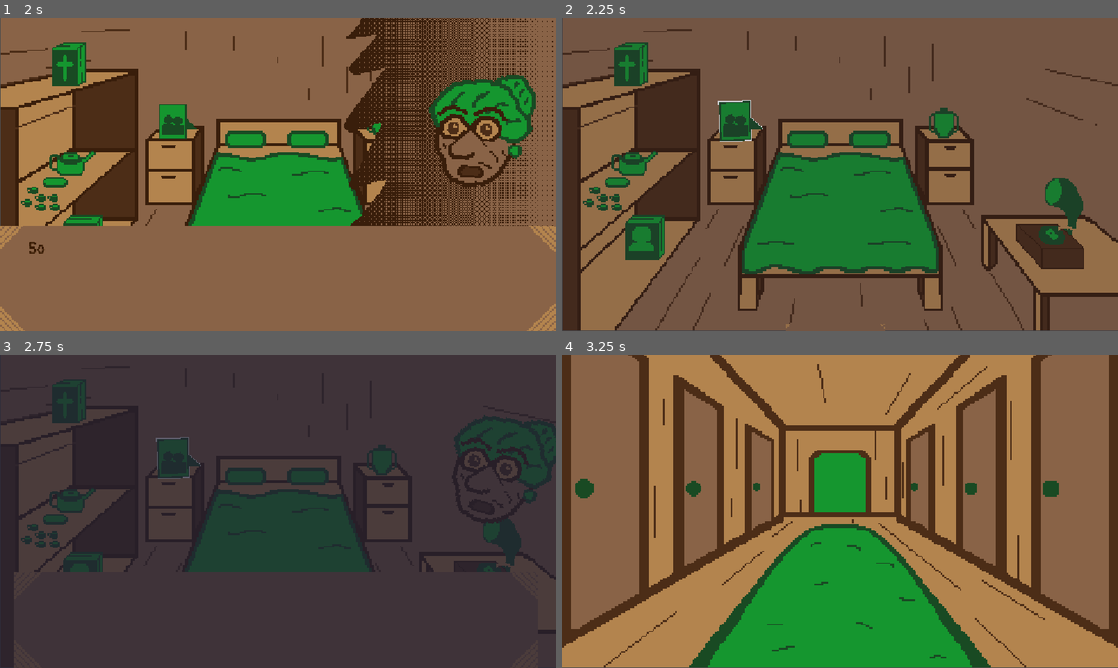
Above: before the commit, frames 1-4 (two rows, left to right).
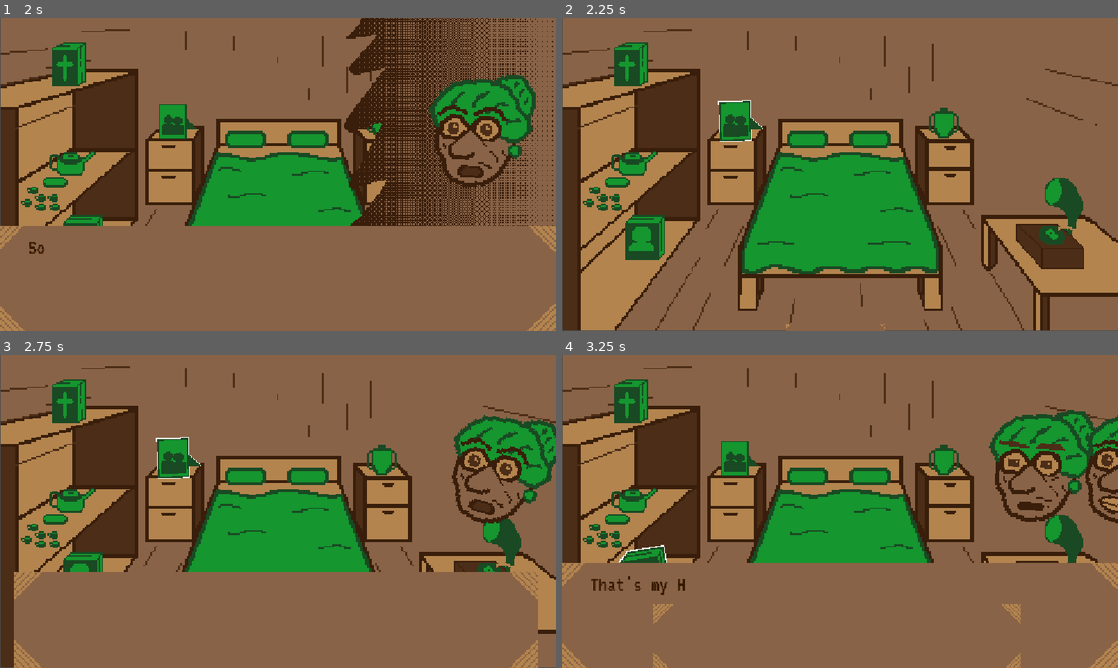
Above: after the commit, the same moments.

Repository: nw3570/the-great-tree
Game: Godot game, scene res://Scenes/room_scenes/granny.tscn
Same seed, same stepped clock (60 frames per second), same inputs: the game is played once before the commit and once after it. This scene is started directly instead of the project's main scene. Sound files missing from this copy of the repository are replaced by a short silence.
Inputs (mouse positions are in pixels of both pictures, inside the frame that each line leads up to):
- Up to frame 1 (2 s): click (522, 299) at 0.5 s; click "Leave" at 1.25 s
- Up to frame 2 (2.25 s): tap Enter (ui_accept) at 2 s; move the mouse to (734, 121) at 2.02 s; hold Enter (ui_accept) from 2.03 s (still down); click (734, 121) at 2.17 s
- Up to frame 3 (2.75 s): keep holding Enter (ui_accept)
- Up to frame 4 (3.25 s): move the mouse to (645, 574) at 2.77 s; release Enter (ui_accept) at 2.78 s; click (645, 574) at 2.85 s; tap Enter (ui_accept) at 3.02, 3.05 s

Frame 1 is identical in both runs. In frame 2, 28% of the frame differs, in the area x 0-100%, y 8-100%; in frame 3, 100%, in the area x 0-100%, y 0-100%; in frame 4, 78%.
Error after the commit: Invalid call. Nonexistent function 'go_to_room' in base 'Nil'. (res://Scripts/scene_scripts/granny.gd:94)

Commit message:
um monte de coisa

Diff:
--- a/Class Scripts/door_class.gd
+++ b/Class Scripts/door_class.gd
@@ -26,6 +26,7 @@
 var no_area : Area2D
 var open_sound : AudioStreamPlayer2D
 var close_sound : AudioStreamPlayer2D
+var navigator: RoomNavigator
 
 # ============================================================
 # STATE
@@ -47,6 +48,7 @@
 	door_name = name
 	area.mouse_entered.connect(_mouse_entered)
 	area.mouse_exited.connect(_mouse_exited)
+	navigator = get_parent().navigator
 
 	yes_area = get_parent().find_child("buttons").find_child("yes").find_child("Area2D")
 	no_area = get_parent().find_child("buttons").find_child("no").find_child("Area2D")
@@ -142,7 +144,8 @@
 	await yes_pressed
 	open_sound.play()
 	await open_sound.finished
-	get_tree().change_scene_to_file("res://Scenes/room_scenes/teen_room.tscn")
+	#get_tree().change_scene_to_file("res://Scenes/room_scenes/teen_room.tscn")
+	navigator.go_to_room("teen_room")
 
 func _goth_dialogue(dia : dialogue_scene) -> void:
 	var new_goth : CHARACTER = GOTH.instantiate()
@@ -153,7 +156,8 @@
 	await yes_pressed
 	open_sound.play()
 	await open_sound.finished
-	get_tree().change_scene_to_file("res://Scenes/room_scenes/goth_rooom.tscn")
+	#get_tree().change_scene_to_file("res://Scenes/room_scenes/goth_rooom.tscn")
+	navigator.go_to_room("goth_room")
 
 func _buisness_dialogue(dia : dialogue_scene) -> void:
 	print("Buisness dialogue")
@@ -162,6 +166,7 @@
 	await yes_pressed
 	open_sound.play()
 	await open_sound.finished
+	navigator.go_to_room("business_guy")
 
 func _divorced_dialogue(dia : dialogue_scene) -> void:
 	print("Divorced dialogue")
@@ -170,6 +175,7 @@
 	await yes_pressed
 	open_sound.play()
 	await open_sound.finished
+	navigator.go_to_room("divorced")
 
 func _archeologist_dialogue(dia : dialogue_scene) -> void:
 	print("Archeologist dialogue")
@@ -178,6 +184,7 @@
 	await yes_pressed
 	open_sound.play()
 	await open_sound.finished
+	navigator.go_to_room("archeologist")
 
 
 func _old_dialogue(dia : dialogue_scene) -> void:
@@ -189,4 +196,5 @@
 	await yes_pressed
 	open_sound.play()
 	await open_sound.finished
-	get_tree().change_scene_to_file("res://Scenes/room_scenes/granny.tscn")
+	#get_tree().change_scene_to_file("res://Scenes/room_scenes/granny.tscn")
+	navigator.go_to_room("granny")
--- a/Class Scripts/room_navigator.gd
+++ b/Class Scripts/room_navigator.gd
@@ -12,11 +12,12 @@
 func set_initial_room(room_container: Node, room_id: String) -> void:
 	_current_room = _get_room_instance(room_id)
 	_current_room_id = room_id
+	_current_room.navigator = self
 
-	#SceneManager.transition_hide()
+	await SceneManager.transition_hide()
+	room_container.add_child(_current_room)
 	room_transition_started.emit(_current_room)
-	room_container.add_child(_current_room)
-	#SceneManager.transition_reveal()
+	await SceneManager.transition_reveal()
 
 func go_to_room(room_id: String):
 	assert(
@@ -45,13 +46,14 @@
 
 func _switch_room(new_room_id: String) -> void:
 	var new_room := _get_room_instance(new_room_id)
+	new_room.navigator = self
 
-	#SceneManager.transition_hide()
-	room_transition_started.emit(new_room)
+	await SceneManager.transition_hide()
 
 	SceneManager.switch_scene_to_node(_current_room, new_room)
 	await SceneManager.switch_completed
+	room_transition_started.emit(new_room)
 
 	_current_room = new_room
 	_current_room_id = new_room_id
-	#SceneManager.transition_reveal()
+	await SceneManager.transition_reveal()
--- a/Class Scripts/scene_manager.gd
+++ b/Class Scripts/scene_manager.gd
@@ -2,6 +2,15 @@
 
 ## Emitted when a deferred scenes/nodes switch has completed.
 signal switch_completed
+
+var _is_switching := false
+var fade: Fade
+
+func transition_hide() -> void:
+	await fade.fade_in()
+
+func transition_reveal() -> void:
+	await fade.fade_out()
 
 ## Loads and instantiates a node for the given scene_path.
 func scene_instance(scene_path: String) -> Node:
@@ -25,11 +34,17 @@
 ## mid-processing. The signal switch_completed is emitted when the operation is
 ## done.
 func switch_scene_to_node(old_scene: Node, new_scene: Node) -> void:
+	if _is_switching:
+		new_scene.queue_free()
+		return
+
+	_is_switching = true
 	_deferred_switch_nodes.call_deferred(old_scene, new_scene)
 
 ## Does the actual switch between nodes, preserving old_scene node's position in
 ## the tree.
 func _deferred_switch_nodes(old_scene: Node, new_scene: Node) -> void:
+	print("DEFERRED rodando | old: ", old_scene.get_instance_id(), " new: ", new_scene.get_instance_id())
 	var parent = old_scene.get_parent()
 	var index = old_scene.get_index()
 
@@ -39,4 +54,5 @@
 	parent.add_child(new_scene)
 	parent.move_child(new_scene, index)
 
+	_is_switching = false
 	switch_completed.emit()
--- /dev/null
+++ b/Scenes/character_room.tscn
@@ -0,0 +1,12 @@
+[gd_scene format=3 uid="uid://dt2n5nu3s0g1t"]
+
+[ext_resource type="Script" uid="uid://dpt4nk3ila82r" path="res://Scripts/character_room.gd" id="1_eojei"]
+[ext_resource type="PackedScene" uid="uid://dnck8es454nfa" path="res://Scenes/ui/character_room_ui.tscn" id="2_xh16s"]
+
+[node name="Room" type="Node2D" unique_id=319698302]
+script = ExtResource("1_eojei")
+metadata/_custom_type_script = "uid://cvqpriy65n3lr"
+
+[node name="UILayer" type="CanvasLayer" parent="." unique_id=1692886503]
+
+[node name="CharacterRoomUI" parent="UILayer" unique_id=693767631 instance=ExtResource("2_xh16s")]
--- a/Scenes/gameplay.tscn
+++ b/Scenes/gameplay.tscn
@@ -1,12 +1,10 @@
 [gd_scene format=3 uid="uid://de3eltg0cwkjd"]
 
-[ext_resource type="Script" uid="uid://d4aadtqtamtfk" path="res://Scripts/gameplay.gd" id="1_hf1ha"]
-[ext_resource type="Script" uid="uid://dbnkkrkohg788" path="res://Scripts/player_camera_2d.gd" id="2_wbxth"]
+[ext_resource type="Script" uid="uid://ce5dv3fwpw60t" path="res://Scripts/gameplay.gd" id="1_hf1ha"]
+[ext_resource type="PackedScene" uid="uid://ciwlrl4fscahw" path="res://Scenes/ui/fade.tscn" id="2_wbxth"]
 
 [node name="Gameplay" type="Node" unique_id=928970287]
 script = ExtResource("1_hf1ha")
 
-[node name="PlayerCamera2D" type="Camera2D" parent="." unique_id=1628826662]
-zoom = Vector2(1.1, 1.1)
-script = ExtResource("2_wbxth")
-metadata/_custom_type_script = "uid://dbnkkrkohg788"
+[node name="Fade" parent="." unique_id=1249328353 instance=ExtResource("2_wbxth")]
+duration = 1.0
--- /dev/null
+++ b/Scenes/objects/archeologist_objects/lock.tscn
@@ -0,0 +1,13 @@
+[gd_scene format=3 uid="uid://c5wwrxn53xfsi"]
+
+[ext_resource type="Script" uid="uid://b06wkrm0gq5ea" path="res://Class Scripts/object_class.gd" id="1_yarqq"]
+[ext_resource type="Texture2D" uid="uid://bilpbgnkki4v8" path="res://Visuals/V1/Archeologist's Room/lock.png" id="2_7xdlq"]
+
+[node name="Lock" type="StaticBody2D" unique_id=2032583278]
+script = ExtResource("1_yarqq")
+metadata/_custom_type_script = "uid://b06wkrm0gq5ea"
+
+[node name="Sprite2D" type="Sprite2D" parent="." unique_id=454445599]
+texture = ExtResource("2_7xdlq")
+region_enabled = true
+region_rect = Rect2(706.25, 975.171, 182.25, 249.75598)
--- /dev/null
+++ b/Scenes/objects/business_objects/computer.tscn
@@ -0,0 +1,9 @@
+[gd_scene format=3 uid="uid://beccta5irs3jp"]
+
+[ext_resource type="Script" uid="uid://b06wkrm0gq5ea" path="res://Class Scripts/object_class.gd" id="1_bwyh5"]
+
+[node name="Computer" type="StaticBody2D" unique_id=1647310799]
+script = ExtResource("1_bwyh5")
+metadata/_custom_type_script = "uid://b06wkrm0gq5ea"
+
+[node name="Sprite2D" type="Sprite2D" parent="." unique_id=247883376]
--- a/Scenes/room_scenes/archeologist.tscn
+++ b/Scenes/room_scenes/archeologist.tscn
@@ -1,6 +1,6 @@
 [gd_scene format=3 uid="uid://baieydr284l4l"]
 
-[ext_resource type="Script" uid="uid://cbg3ch4hxvrfp" path="res://Scripts/archeologist_room.gd" id="1_ipph2"]
+[ext_resource type="Script" uid="uid://cbg3ch4hxvrfp" path="res://Scripts/scene_scripts/archeologist_room.gd" id="1_ipph2"]
 [ext_resource type="PackedScene" uid="uid://dnck8es454nfa" path="res://Scenes/ui/character_room_ui.tscn" id="2_ipph2"]
 
 [node name="Room" type="Node2D" unique_id=1787599553 node_paths=PackedStringArray("background")]
--- a/Scenes/room_scenes/business_guy.tscn
+++ b/Scenes/room_scenes/business_guy.tscn
@@ -1,6 +1,6 @@
 [gd_scene format=3 uid="uid://bylcca273ecqq"]
 
-[ext_resource type="Script" uid="uid://b3bwua7nqvcl5" path="res://Scripts/business_guy_room.gd" id="1_qp3g5"]
+[ext_resource type="Script" uid="uid://b3bwua7nqvcl5" path="res://Scripts/scene_scripts/business_guy_room.gd" id="1_qp3g5"]
 [ext_resource type="PackedScene" uid="uid://dnck8es454nfa" path="res://Scenes/ui/character_room_ui.tscn" id="2_0xad5"]
 
 [node name="Room" type="Node2D" unique_id=707926688 node_paths=PackedStringArray("background")]
--- a/Scenes/room_scenes/corridor.tscn
+++ b/Scenes/room_scenes/corridor.tscn
@@ -68,8 +68,9 @@
 [sub_resource type="RectangleShape2D" id="RectangleShape2D_rh206"]
 size = Vector2(144, 38)
 
-[node name="Corridor" type="Node2D" unique_id=1489738556]
+[node name="Corridor" type="Node2D" unique_id=1489738556 node_paths=PackedStringArray("background")]
 script = ExtResource("1_lmla5")
+background = NodePath("Background")
 
 [node name="Background" type="Sprite2D" parent="." unique_id=1030798321]
 position = Vector2(576.00006, 322)
--- a/Scenes/room_scenes/divorced.tscn
+++ b/Scenes/room_scenes/divorced.tscn
@@ -1,6 +1,6 @@
 [gd_scene format=3 uid="uid://b1ccptv54dwir"]
 
-[ext_resource type="Script" uid="uid://p6itq4oy3k8r" path="res://Scripts/divorced_room.gd" id="1_rr0oq"]
+[ext_resource type="Script" uid="uid://p6itq4oy3k8r" path="res://Scripts/scene_scripts/divorced_room.gd" id="1_rr0oq"]
 [ext_resource type="PackedScene" uid="uid://dnck8es454nfa" path="res://Scenes/ui/character_room_ui.tscn" id="2_rr0oq"]
 
 [node name="Room" type="Node2D" unique_id=1222827286 node_paths=PackedStringArray("background")]
--- a/Scenes/room_scenes/goth_rooom.tscn
+++ b/Scenes/room_scenes/goth_room.tscn
@@ -1,15 +1,17 @@
 [gd_scene format=3 uid="uid://cviiqpgyyoy0u"]
 
-[ext_resource type="Script" uid="uid://cvqpriy65n3lr" path="res://Scripts/room.gd" id="1_cykpr"]
+[ext_resource type="Script" uid="uid://cuyvhhde2uptw" path="res://Scripts/scene_scripts/goth_rooom.gd" id="1_n788y"]
 [ext_resource type="Texture2D" uid="uid://bapxqdnfby6k6" path="res://Visuals/V1/Goth's Room/goth_room.png" id="2_35ojq"]
 [ext_resource type="PackedScene" uid="uid://irfwvd2tm8sc" path="res://Scenes/objects/goth_objects/candle.tscn" id="3_ovh44"]
 [ext_resource type="PackedScene" uid="uid://uwaoxg32e8vg" path="res://Scenes/objects/goth_objects/cat.tscn" id="4_n788y"]
 [ext_resource type="PackedScene" uid="uid://cu7n85je610dy" path="res://Scenes/objects/goth_objects/nazi.tscn" id="5_q8qha"]
 [ext_resource type="PackedScene" uid="uid://bmb3mpbfwv5it" path="res://Scenes/objects/goth_objects/painting.tscn" id="6_majn0"]
 [ext_resource type="PackedScene" uid="uid://fofu2a7mgu6y" path="res://Scenes/objects/goth_objects/symbol.tscn" id="7_jss1f"]
+[ext_resource type="PackedScene" uid="uid://dnck8es454nfa" path="res://Scenes/ui/character_room_ui.tscn" id="8_n788y"]
 
-[node name="goth_rooom" type="Node2D" unique_id=786654578]
-script = ExtResource("1_cykpr")
+[node name="goth_rooom" type="Node2D" unique_id=786654578 node_paths=PackedStringArray("background")]
+script = ExtResource("1_n788y")
+background = NodePath("GothRoom")
 metadata/_custom_type_script = "uid://cvqpriy65n3lr"
 
 [node name="Sprite2D" type="Sprite2D" parent="." unique_id=1970688408]
@@ -38,3 +40,7 @@
 [node name="symbol" parent="." unique_id=1051275526 instance=ExtResource("7_jss1f")]
 position = Vector2(93.00001, 232.00002)
 scale = Vector2(1.802, 1.802)
+
+[node name="CanvasLayer" type="CanvasLayer" parent="." unique_id=1782019204]
+
+[node name="CharacterRoomUI" parent="CanvasLayer" unique_id=693767631 instance=ExtResource("8_n788y")]
--- a/Scenes/room_scenes/granny.tscn
+++ b/Scenes/room_scenes/granny.tscn
@@ -1,6 +1,6 @@
 [gd_scene format=3 uid="uid://en6jpbute8di"]
 
-[ext_resource type="Script" uid="uid://ct3gxlsts0sel" path="res://Scripts/granny.gd" id="1_sd6s2"]
+[ext_resource type="Script" uid="uid://ct3gxlsts0sel" path="res://Scripts/scene_scripts/granny.gd" id="1_sd6s2"]
 [ext_resource type="Texture2D" uid="uid://c2x26hcy30q77" path="res://Visuals/V1/Grandma's Room/Grandma's Room.png" id="2_05xsy"]
 [ext_resource type="PackedScene" uid="uid://dnck8es454nfa" path="res://Scenes/ui/character_room_ui.tscn" id="3_05xsy"]
 [ext_resource type="PackedScene" uid="uid://c4heppwek0bui" path="res://Scenes/objects/old_objects/photo.tscn" id="4_4go6f"]
--- a/Scenes/room_scenes/sharon_door.gd
+++ /dev/null
@@ -1 +0,0 @@
-extends StaticBody2D
--- a/Scenes/room_scenes/teen_room.tscn
+++ b/Scenes/room_scenes/teen_room.tscn
@@ -1,6 +1,6 @@
 [gd_scene format=3 uid="uid://jfhh4qk31d1q"]
 
-[ext_resource type="Script" uid="uid://cvqpriy65n3lr" path="res://Scripts/room.gd" id="1_pesnf"]
+[ext_resource type="Script" uid="uid://0jwrx3qh5aha" path="res://Scripts/scene_scripts/teen_room.gd" id="1_u4q5e"]
 [ext_resource type="Texture2D" uid="uid://dx4c6splojhv8" path="res://Visuals/V1/Teen's Room/background.png" id="2_nq0q6"]
 [ext_resource type="PackedScene" uid="uid://mlmw3aw2xdsm" path="res://Scenes/objects/teen_objects/bed.tscn" id="3_u4q5e"]
 [ext_resource type="PackedScene" uid="uid://c6igcj5a3t6pq" path="res://Scenes/objects/teen_objects/graffiti.tscn" id="4_ipbsr"]
@@ -8,12 +8,14 @@
 [ext_resource type="PackedScene" uid="uid://ds0idlyax0daw" path="res://Scenes/objects/teen_objects/poster.tscn" id="6_0qu2e"]
 [ext_resource type="PackedScene" uid="uid://cpc60klg14ywg" path="res://Scenes/objects/teen_objects/road_sign.tscn" id="7_h7o1n"]
 [ext_resource type="PackedScene" uid="uid://3xvftv4fcyqx" path="res://Scenes/objects/teen_objects/skateboard.tscn" id="8_ywn5f"]
+[ext_resource type="PackedScene" uid="uid://dnck8es454nfa" path="res://Scenes/ui/character_room_ui.tscn" id="9_u4q5e"]
 
-[node name="teen_room" type="Node2D" unique_id=1758197680]
-script = ExtResource("1_pesnf")
+[node name="teen_room" type="Node2D" unique_id=1758197680 node_paths=PackedStringArray("background")]
+script = ExtResource("1_u4q5e")
+background = NodePath("Background")
 metadata/_custom_type_script = "uid://cvqpriy65n3lr"
 
-[node name="Sprite2D" type="Sprite2D" parent="." unique_id=1974602681]
+[node name="Background" type="Sprite2D" parent="." unique_id=1974602681]
 position = Vector2(576.8889, 324.5)
 scale = Vector2(1.8027778, 1.8027776)
 texture = ExtResource("2_nq0q6")
@@ -41,3 +43,7 @@
 [node name="skateboard" parent="." unique_id=1720060394 instance=ExtResource("8_ywn5f")]
 position = Vector2(159, 579)
 scale = Vector2(1.803, 1.803)
+
+[node name="UILayer" type="CanvasLayer" parent="." unique_id=766637095]
+
+[node name="CharacterRoomUI" parent="UILayer" unique_id=693767631 instance=ExtResource("9_u4q5e")]
--- a/Scenes/ui/fade.tscn
+++ b/Scenes/ui/fade.tscn
@@ -3,16 +3,13 @@
 [ext_resource type="Script" uid="uid://btf5h1xxv3gtc" path="res://Scripts/fade.gd" id="1_5jpvk"]
 
 [node name="Fade" type="CanvasLayer" unique_id=1249328353]
+layer = 128
 script = ExtResource("1_5jpvk")
 
 [node name="FadeRect" type="ColorRect" parent="." unique_id=1860956983]
 anchors_preset = 15
 anchor_right = 1.0
 anchor_bottom = 1.0
-offset_left = -292.0
-offset_top = -301.0
-offset_right = 355.0
-offset_bottom = 257.0
 grow_horizontal = 2
 grow_vertical = 2
 mouse_filter = 2
--- /dev/null
+++ b/Scripts/character_room.gd
@@ -0,0 +1,68 @@
+extends Room
+class_name CharacterRoom
+
+const DIALOGUE_SCENE = preload("uid://cxgtxwadgcghp")
+
+@export var character_scene: PackedScene
+
+@onready var _ui = $UILayer/CharacterRoomUI
+
+func _ready() -> void:
+	var temp_char = _character_instance()
+	_setup_character_menu(_ui.get_options_menu())
+	_ui.set_character(temp_char)
+	temp_char.queue_free()
+
+## Use it to set the options for the menu.
+func _setup_character_menu(_menu: OptionsMenu):
+	pass
+
+func _character_instance() -> CHARACTER:
+	var i = character_scene.instantiate() as CHARACTER
+	return i
+
+func _character_setup_for_dialogue(dia: dialogue_scene, cvisible: bool = true, speak: bool = true):
+	var character = _character_instance()
+	dia.add_child(character)
+	character.add_to_group("character")
+
+	dia.add_character.emit(cvisible)
+	character.set_speak.emit(speak)
+
+## Creates and sets up a new dialogue scene to use.
+func _dialogue_setup() -> dialogue_scene:
+	var dia = DIALOGUE_SCENE.instantiate() as dialogue_scene
+	dia.z_index += 5
+	#dia.ui = $UILayer
+	add_child(dia)
+	$UILayer.hide()
+
+	return dia
+
+## Use after a dalogue is over to show the ui again and get rid of the used
+## dialogue scene
+func _dialogue_end(dia: dialogue_scene):
+	dia.queue_free()
+	$UILayer.show()
+
+## Adds an option to the room that when clicked will change the room to the
+## given destination room.
+func _add_leave_option(destinaton_room_id: String, label: String = "Leave"):
+	var menu: OptionsMenu = _ui.get_options_menu()
+
+	menu.add_option(label)
+	menu.get_option_button(label).pressed.connect(_leave.bind(destinaton_room_id))
+
+func _leave(destinaton_room_id: String):
+	var dia = _dialogue_setup()
+	_character_setup_for_dialogue(dia)
+	_leave_dialogue(dia)
+	_dialogue_end(dia)
+
+	navigator.go_to_room(destinaton_room_id)
+
+## Use it to write a dialogue for before the player leaves the room, if you used
+## _add_leave_option. The dialogue should not be discarded of in this funtion,
+## as it is handled later on.
+func _leave_dialogue(_dia: dialogue_scene) -> void:
+	pass
--- a/Scripts/corridor.gd
+++ b/Scripts/corridor.gd
@@ -1,6 +1,3 @@
 extends Room
 
 var in_gialogue : bool = false
-
-func _ready() -> void:
-	background = $Background
--- a/Scripts/fade.gd
+++ b/Scripts/fade.gd
@@ -9,6 +9,7 @@
 	_rect.modulate.a = 0.0
 
 func fade_in():
+	show()
 	var tween := create_tween()
 
 	tween.tween_property(_rect, "modulate:a", 1.0, duration)
@@ -19,3 +20,4 @@
 
 	tween.tween_property(_rect, "modulate:a", 0.0, duration)
 	await tween.finished
+	hide()
--- a/Scripts/gameplay.gd
+++ b/Scripts/gameplay.gd
@@ -1,21 +1,14 @@
 extends Node
 
-@onready var player_camera: PlayerCamera2D = $PlayerCamera2D
+#@onready var player_camera: PlayerCamera2D = $PlayerCamera2D
 
 var navigator := RoomNavigator.new()
+var game_flags: Dictionary[String, bool]
 
 func _ready() -> void:
+	SceneManager.fade = $Fade
 	navigator.room_transition_started.connect(_on_navigator_room_transition_started)
-	navigator.set_initial_room(self, "granny")
-
-#func _on_object_interacted(_game_object) -> void:
-	#game_object.in_game_interaction(game_context)
+	navigator.set_initial_room(self, "corridor")
 
 func _on_navigator_room_transition_started(new_room: Room) -> void:
-	player_camera.set_bounds(new_room.get_background_visible_rect())
-	player_camera.global_position = new_room.get_camera_spawn_position()
-
-	# For all objects in the current room, connect to the interaction signal.
-	#for game_object in get_tree().get_nodes_in_group("game_object"):
-		#if game_object.mouse_clicked:
-			#game_object.mouse_clicked.connect(_on_object_interacted)
+	pass
--- a/Scripts/room.gd
+++ b/Scripts/room.gd
@@ -1,18 +1,17 @@
 extends Node2D
 class_name Room
-const TEEN = preload("uid://cukg7x7vdmjbf")
+#const TEEN = preload("uid://cukg7x7vdmjbf")
 
 ## Reference to the backgroun sprite/image of the room scene.
 @export var background: Sprite2D
 #@onready var background: Sprite2D = $Background
-@onready var character_room_ui: CharacterRoomUI = $UILayer/CharacterRoomUI
+#@onready var character_room_ui: CharacterRoomUI = $UILayer/CharacterRoomUI
 
 #var game_context: GameContext
-#var navigator: Navigator
+var navigator: RoomNavigator
 
 func _ready() -> void:
-	pass
-	#assert(background != null, "Room is missing 'Background (Sprite2D)' node")
+	assert(background != null, "Room is missing 'Background (Sprite2D)' node")
 
 ## Calculates a Rect2 for the visible area of the room's background, in global
 ## coordinates.
--- /dev/null
+++ b/Scripts/scene_scripts/goth_rooom.gd
@@ -0,0 +1,55 @@
+extends Room
+
+const DIALOGUE_SCENE = preload("uid://cxgtxwadgcghp")
+
+@onready var _ui = $UILayer/CharacterRoomUI
+
+func _ready() -> void:
+	_setup_character_menu(_ui.get_options_menu())
+	# Must call _ui.set_character() with the character object as parameter to
+	# change the ui button's sprites. Or find another way to pass the textures
+	# to the function
+
+func _setup_character_menu(menu: OptionsMenu):
+	menu.add_option("Leave")
+	menu.get_option_button("Leave").pressed.connect(_leave_dialogue)
+
+func _spawn_character() -> void:
+	pass
+
+func _dialogue_setup() -> dialogue_scene:
+	var dia = DIALOGUE_SCENE.instantiate() as dialogue_scene
+	dia.z_index += 5
+	#dia.ui = $UILayer
+	add_child(dia)
+
+	#_spawn_character(dia)
+	$UILayer.hide()
+
+	return dia
+
+func __dialogue() -> void:
+	var dia = _dialogue_setup()
+	var lines = [
+		""
+	]
+
+	dia.start_dialogue_animation.emit()
+
+	for text in lines:
+		dia.send_dia.emit(text)
+		await dia.dialogue_finish
+		await dia.pressed_enter
+
+	dia.queue_free()
+	$UILayer.show()
+
+func _leave_dialogue() -> void:
+	var dia = _dialogue_setup()
+
+	dia.send_dia.emit(".")
+	await dia.dialogue_finish
+	await dia.pressed_enter
+
+	dia.queue_free()
+	navigator.go_to_room("corridor")
--- a/Scripts/granny.gd
+++ b/Scripts/scene_scripts/granny.gd
@@ -86,11 +86,12 @@
 	new_dia.emit_signal("send_dia", "So soon? I’ll be here sweety, waiting for you")
 	await enter_pressed
 	new_dia.queue_free()
-	$AnimationPlayer.play("fade_to")
-	$BlackScreen.z_index += 10
-	$BlackScreen.visible = true
-	await $AnimationPlayer.animation_finished
-	get_tree().change_scene_to_file("res://Scenes/room_scenes/corridor.tscn")
+	#$AnimationPlayer.play("fade_to")
+	#$BlackScreen.z_index += 10
+	#$BlackScreen.visible = true
+	#await $AnimationPlayer.animation_finished
+	#get_tree().change_scene_to_file("res://Scenes/room_scenes/corridor.tscn")
+	navigator.go_to_room("corridor")
 
 func _spawn_old_character(parent : dialogue_scene, visible : bool, speak : bool) -> void:
 	var new_old : CHARACTER = OLD.instantiate()
--- /dev/null
+++ b/Scripts/scene_scripts/teen_room.gd
@@ -0,0 +1,54 @@
+extends Room
+
+const DIALOGUE_SCENE = preload("uid://cxgtxwadgcghp")
+
+@onready var _ui = $UILayer/CharacterRoomUI
+
+func _ready() -> void:
+	_setup_character_menu(_ui.get_options_menu())
+	# Must call _ui.set_character() with the character object as parameter to
+	# change the ui button's sprites
+
+func _setup_character_menu(menu: OptionsMenu):
+	menu.add_option("Leave")
+	menu.get_option_button("Leave").pressed.connect(_leave_dialogue)
+
+func _spawn_character() -> void:
+	pass
+
+func _dialogue_setup() -> dialogue_scene:
+	var dia = DIALOGUE_SCENE.instantiate() as dialogue_scene
+	dia.z_index += 5
+	#dia.ui = $UILayer
+	add_child(dia)
+
+	#_spawn_character(dia)
+	$UILayer.hide()
+
+	return dia
+
+func __dialogue() -> void:
+	var dia = _dialogue_setup()
+	var lines = [
+		""
+	]
+
+	dia.start_dialogue_animation.emit()
+
+	for text in lines:
+		dia.send_dia.emit(text)
+		await dia.dialogue_finish
+		await dia.pressed_enter
+
+	dia.queue_free()
+	$UILayer.show()
+
+func _leave_dialogue() -> void:
+	var dia = _dialogue_setup()
+
+	dia.send_dia.emit(".")
+	await dia.dialogue_finish
+	await dia.pressed_enter
+
+	dia.queue_free()
+	navigator.go_to_room("corridor")
--- a/project.godot
+++ b/project.godot
@@ -17,7 +17,7 @@
 
 [autoload]
 
-SceneManager="*uid://d2g5bljbu4owm"
+SceneManager="*uid://cw23msn58i5d"
 
 [display]
 
@@ -33,6 +33,14 @@
 
 [input]
 
+ui_accept={
+"deadzone": 0.5,
+"events": [Object(InputEventKey,"resource_local_to_scene":false,"resource_name":"","device":16,"window_id":0,"alt_pressed":false,"shift_pressed":false,"ctrl_pressed":false,"meta_pressed":false,"pressed":false,"keycode":4194309,"physical_keycode":0,"key_label":0,"unicode":0,"location":0,"echo":false,"script":null)
+, Object(InputEventKey,"resource_local_to_scene":false,"resource_name":"","device":16,"window_id":0,"alt_pressed":false,"shift_pressed":false,"ctrl_pressed":false,"meta_pressed":false,"pressed":false,"keycode":4194310,"physical_keycode":0,"key_label":0,"unicode":0,"location":0,"echo":false,"script":null)
+, Object(InputEventKey,"resource_local_to_scene":false,"resource_name":"","device":16,"window_id":0,"alt_pressed":false,"shift_pressed":false,"ctrl_pressed":false,"meta_pressed":false,"pressed":false,"keycode":32,"physical_keycode":0,"key_label":0,"unicode":32,"location":0,"echo":false,"script":null)
+, Object(InputEventMouseButton,"resource_local_to_scene":false,"resource_name":"","device":-1,"window_id":0,"alt_pressed":false,"shift_pressed":false,"ctrl_pressed":false,"meta_pressed":false,"button_mask":1,"position":Vector2(208, 19),"global_position":Vector2(215, 56),"factor":1.0,"button_index":1,"canceled":false,"pressed":true,"double_click":false,"script":null)
+]
+}
 LMB={
 "deadzone": 0.2,
 "events": [Object(InputEventMouseButton,"resource_local_to_scene":false,"resource_name":"","device":-1,"window_id":0,"a …(253 unchanged characters)…
Not shown: 1 places in Scenes/room_scenes/corridor.tscn that only renumber resources
Not shown, removed: Scenes/room_scenes/sharon_door.gd.uid
Renamed: Scripts/archeologist_room.gd -> Scripts/scene_scripts/archeologist_room.gd
Renamed: Scripts/business_guy_room.gd -> Scripts/scene_scripts/business_guy_room.gd
Renamed: Scripts/divorced_room.gd -> Scripts/scene_scripts/divorced_room.gd
Not shown, added: Visuals/V1/Archeologist's Room/drawer.png.import
Not shown, added: Visuals/V1/Archeologist's Room/knife-stained.png.import
Not shown, added: Visuals/V1/Archeologist's Room/knife.png.import
Not shown, added: Visuals/V1/Archeologist's Room/lock.png.import
Not shown, added: Visuals/V1/Goth's Room/dirt-pile/pixil-layer-0.png.import
Not shown, added: Visuals/V1/Goth's Room/dirt-pile/pixil-layer-1.png.import
Not shown, added: Visuals/V1/Goth's Room/dirt-pile/pixil-layer-2.png.import
(and 6 more such lines)
